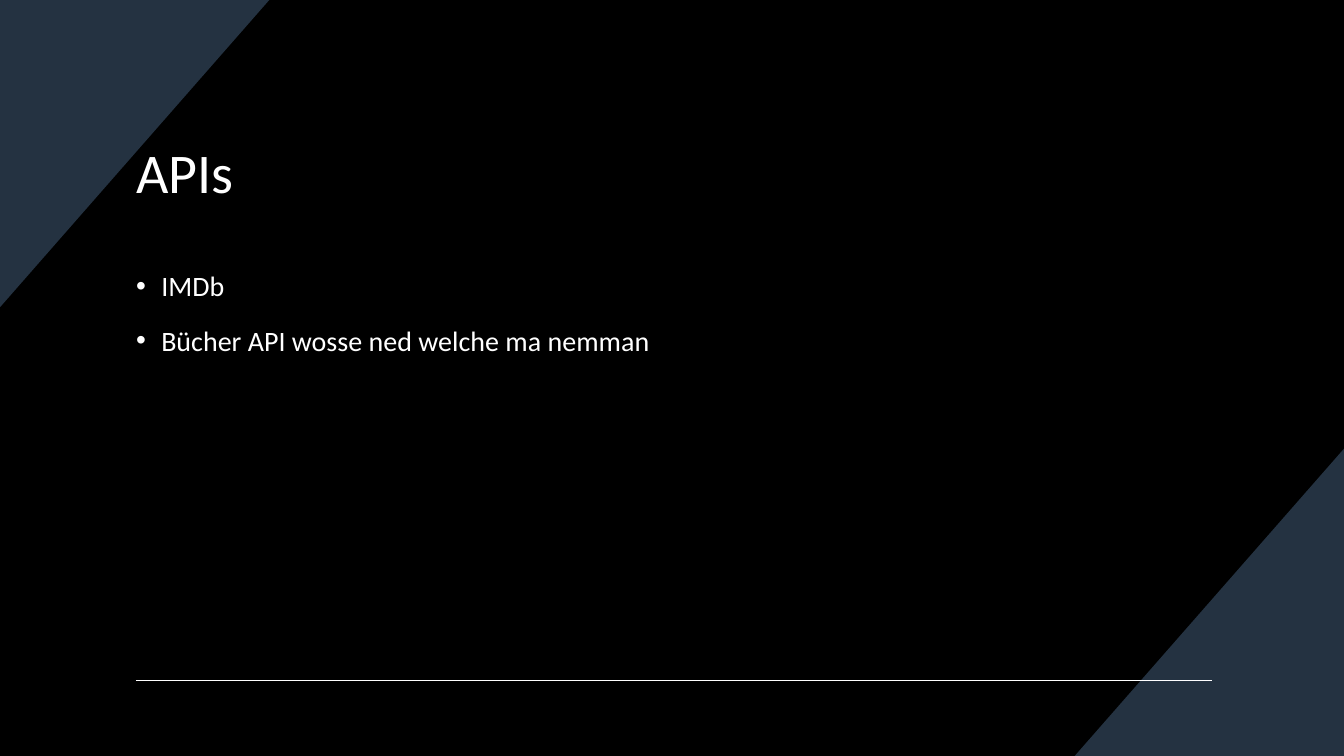
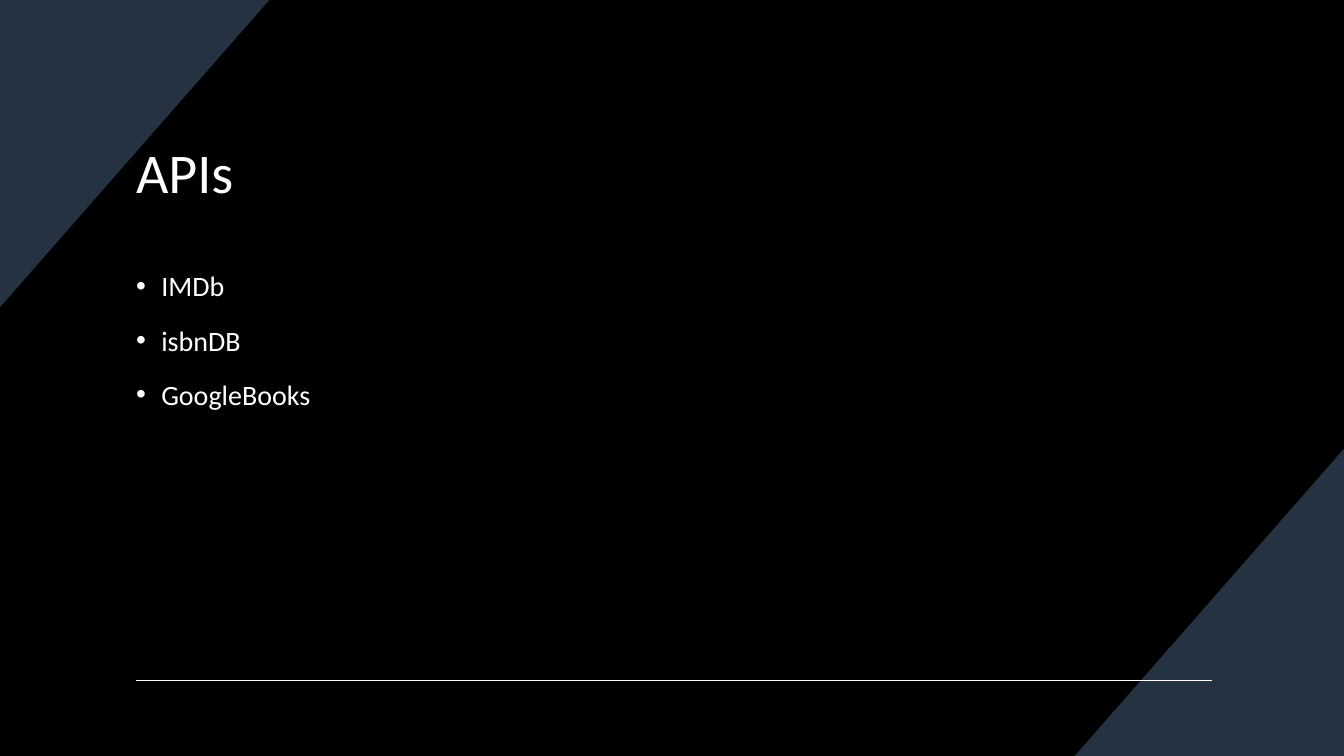
Before and after one commit to AaloFanaa/htldo5_swp, a slide deck: slide 6 of ScreenTale/Projektmanagement/Zwischenpräsentation_14_12_2023.pptx. Drawn at 1344x756 pixels with LibreOffice and Linux fonts; fonts in the diff are those of the drawing. Boxes give left, top, right and bottom in pixels: in the first picture for what was removed or moved away, otherwise in the second. Text is boxed around its words. In the diff, an @@ line names an element or a change of style, - is before the commit and + after.

```diff
--- a/ScreenTale/Projektmanagement/Zwischenpräsentation_14_12_2023.pptx
+++ b/ScreenTale/Projektmanagement/Zwischenpräsentation_14_12_2023.pptx
@@ text at box(161, 331, 310, 410): text changed @@
-• Bücher API wosse ned welche ma nemman
+• isbnDB
+• GoogleBooks
```
Also in this commit, not shown: 3 other slides changed, 1 other file.
